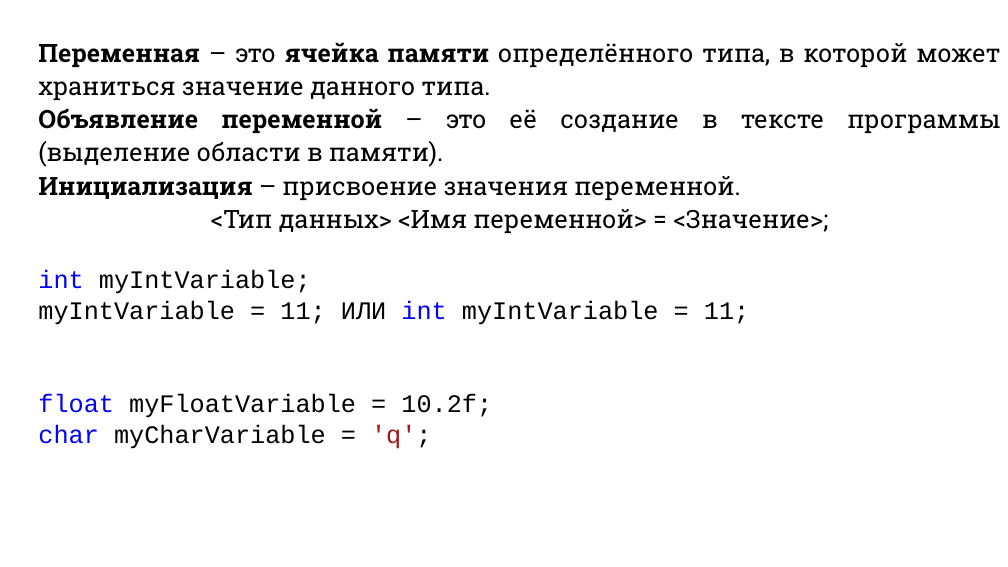
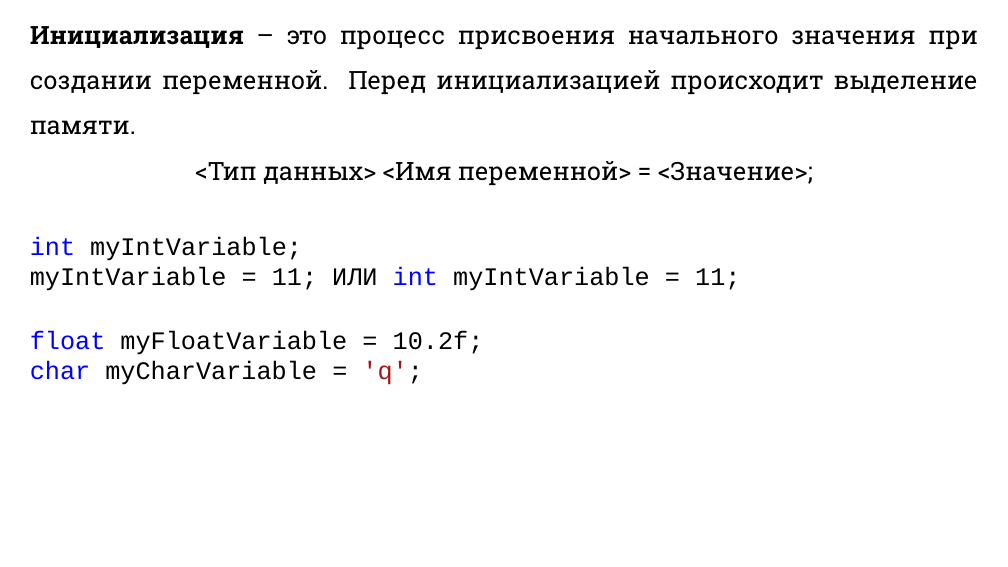
Before and after one commit to DaniilKlyukin/ITiP-1, a slide deck: slide 34 of Лекции/ИТиП лек 1.pptx (slide 24 before the commit). Drawn at 1008x567 pixels with LibreOffice and Linux fonts; fonts in the diff are those of the drawing. Boxes give left, top, right and bottom in pixels: in the first picture for what was removed or moved away, otherwise in the second. Text is boxed around its words. In the diff, an @@ line names an element or a change of style, - is before the commit and + after.

```diff
--- a/Лекции/ИТиП лек 1.pptx
+++ b/Лекции/ИТиП лек 1.pptx
@@ text "Инициализация – это процесс присвоения ...": place and size @@
-text "Инициализация – это процесс присвоения ..." at box(38, 42, 1000, 449)
+text "Инициализация – это процесс присвоения ..." at box(30, 26, 978, 385)
@@ text at box(30, 26, 978, 135): text changed @@
-Переменная – это ячейка памяти определённого типа, в которой может храниться значение данного типа.
-Объявление переменной – это её создание в тексте программы (выделение области в памяти).
-Инициализация – присвоение значения переменной.
+Инициализация – это процесс присвоения начального значения при создании переменной. Перед инициализацией происходит выделение памяти.
@@ text at box(195, 161, 813, 185): line spacing 1.1 to 1.5 @@
```
Also in this commit, not shown: 12 other slides changed, 13 slides added, 12 other files.
